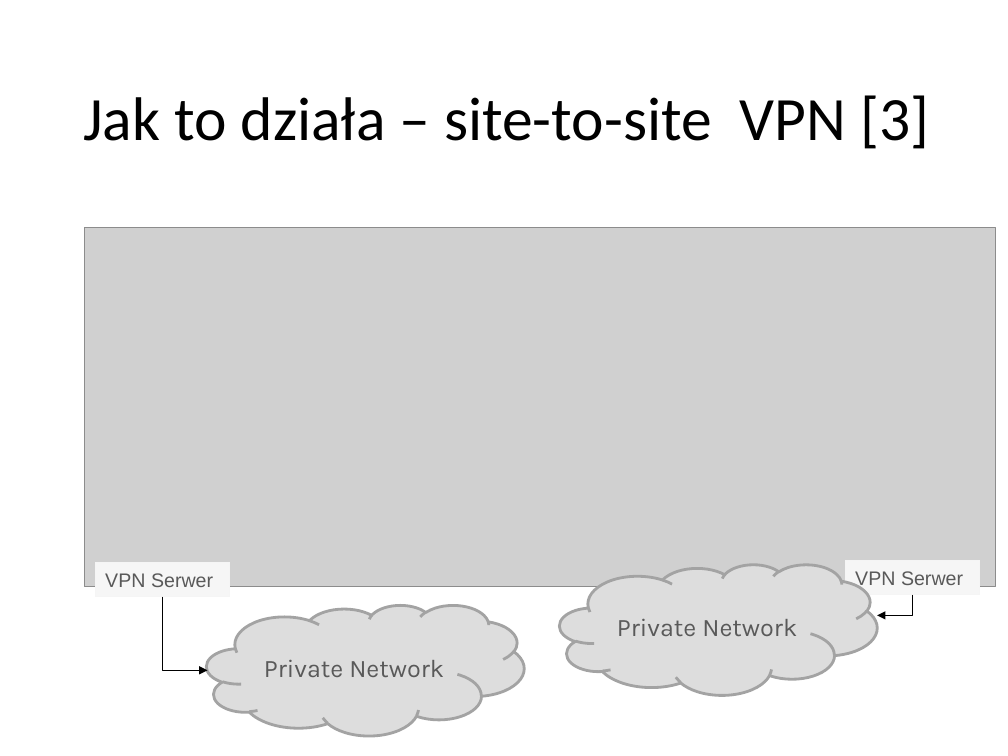
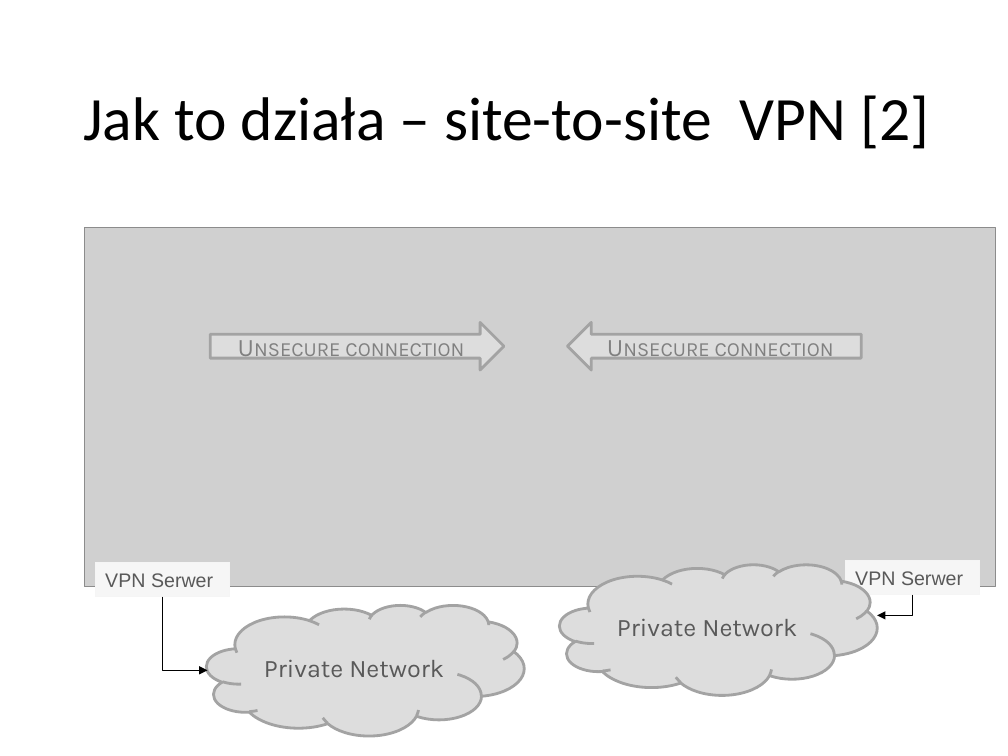
Before and after one commit to pwr227078/Reports, a slide deck: slide 7 of VPN/VPN.pptx (slide 6 before the commit). Drawn at 1008x756 pixels with LibreOffice and Linux fonts; fonts in the diff are those of the drawing; grey boxes stand for pictures; background and template pictures are left out. Boxes give left, top, right and bottom in pixels: in the first picture for what was removed or moved away, otherwise in the second. Text is boxed around its words. In the diff, an @@ line names an element or a change of style, - is before the commit and + after.

```diff
--- a/VPN/VPN.pptx
+++ b/VPN/VPN.pptx
@@ text at (83,95,929,149): text changed @@
-Jak to działa – site-to-site VPN [3]
+Jak to działa – site-to-site VPN [2]
@@ left arrow added at (211,323,504,370), fill #DDDDDD, outline #A3A3A3 2 pt, 18 pt, text #808080, small capitals @@
+Unsecure connection
@@ left arrow added at (568,323,861,370), fill #DDDDDD, outline #A3A3A3 2 pt, 18 pt, text #808080, small capitals @@
+Unsecure connection
```
Also in this commit, not shown: 12 other slides changed, 2 slides added, 2 other files.
